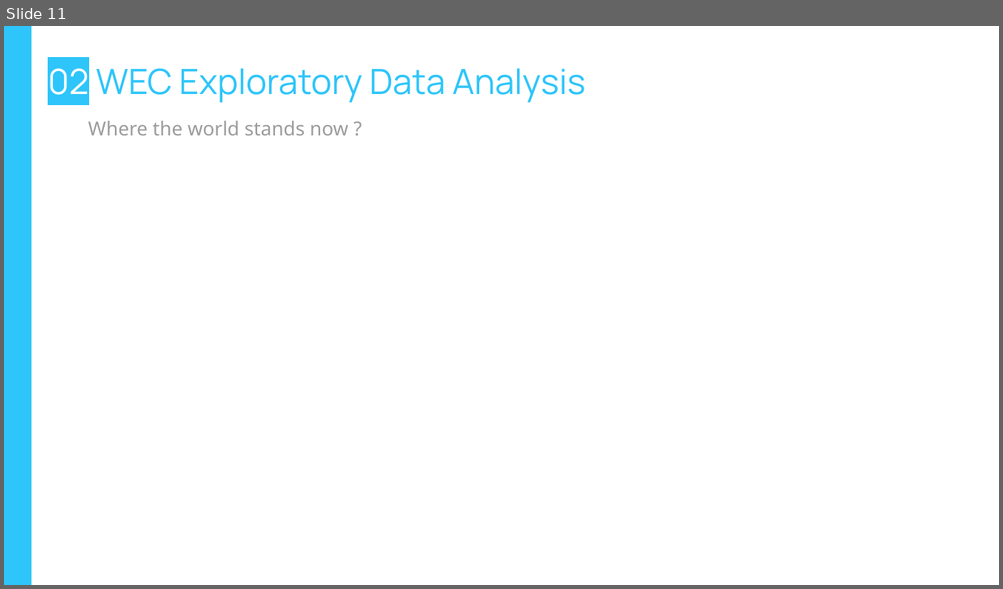
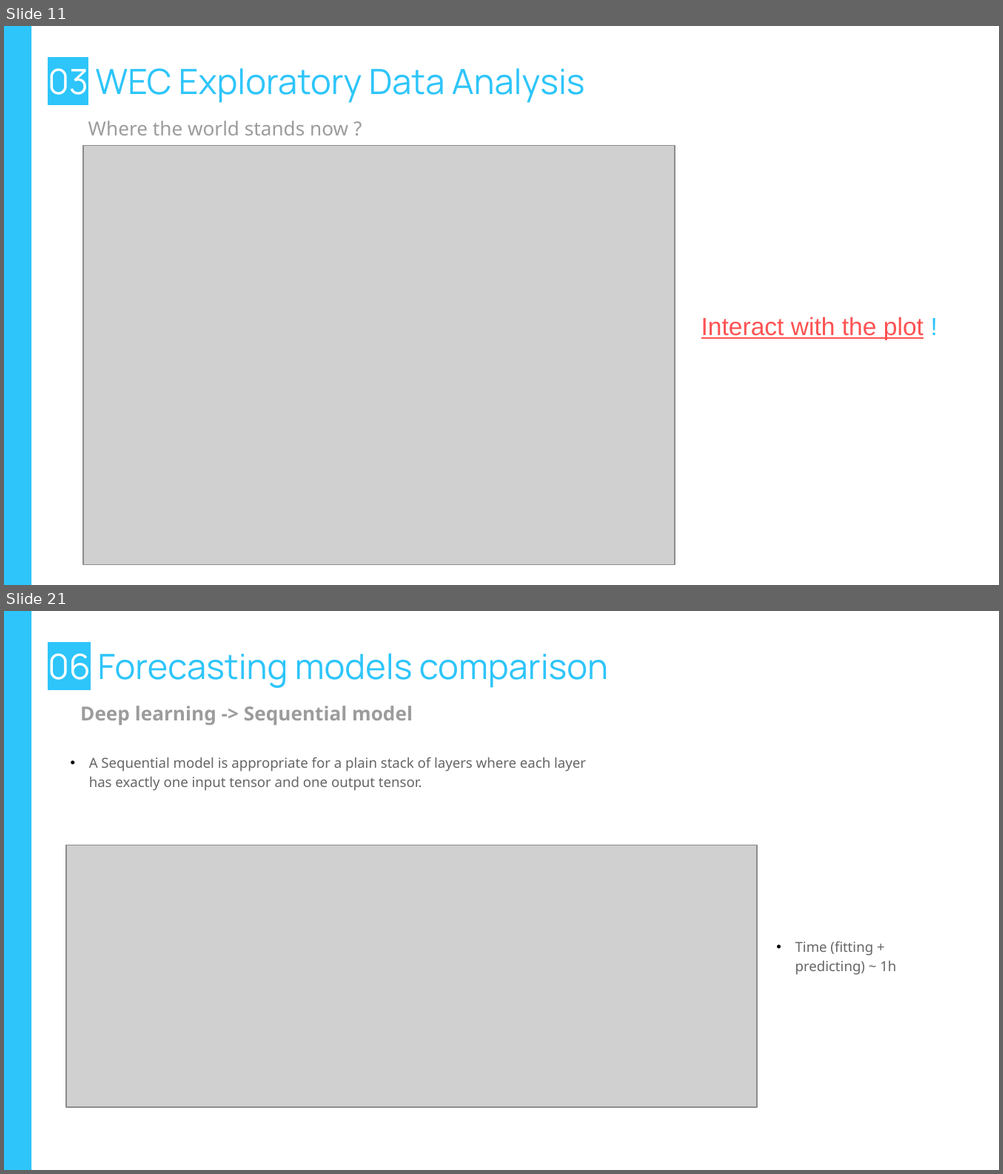
Before and after one commit to Edoardo1996/iornhack-final-project, a slide deck: pres/Ironhac-final-project.pptx. Shown one above the other, each under a label of ours: slide 11 before the commit, slides 11 and 21 after it; the slides between them are not shown. The pictures are 1003x589 and 1003x1174 pixels, drawn with LibreOffice and Linux fonts; fonts in the diff are those of the drawing; grey boxes stand for pictures; background and template pictures are left out. Boxes give left, top, right and bottom in pixels: in the first picture for what was removed or moved away, otherwise in the second. Text is boxed around its words. In the diff, an @@ line names an element or a change of style, - is before the commit and + after.

Commit message:
Opt run of Deep learning method

```diff
--- a/pres/Ironhac-final-project.pptx
+++ b/pres/Ironhac-final-project.pptx
@@ slide 21 added at (4,611,999,1170), background #FFFFFF; not listed: 1 template element that a slide beside it also shows @@
@@ title added at (48,653,608,688), 25.2 pt, text #2DC5FA @@
+06 Forecasting models comparison
@@ text added at (80,706,412,725), 14 pt, text #9C9C9C, bold @@
+Deep learning -> Sequential model
@@ text added at (89,758,586,791), 10 pt, text #666666 @@
+• A Sequential model is appropriate for a plain stack of layers where each layer has exactly one input tensor and one output tensor.
@@ picture added at (67,845,757,1108) @@
@@ text added at (795,942,896,975), 10 pt, text #666666 @@
+• Time (fitting + predicting) ~ 1h
@@ slide 11 changed as well @@
@@ title at (48,68,585,103): text changed @@
-02 WEC Exploratory Data Analysis
+03 WEC Exploratory Data Analysis
@@ picture added at (84,145,674,565) @@
@@ text added at (701,317,923,340), 18 pt, text #FF5252, underline @@
+Interact with the plot !
```
Also in this commit, not shown: 5 other slides changed, 11 other slides added, 23 slides removed, 3 other files.
